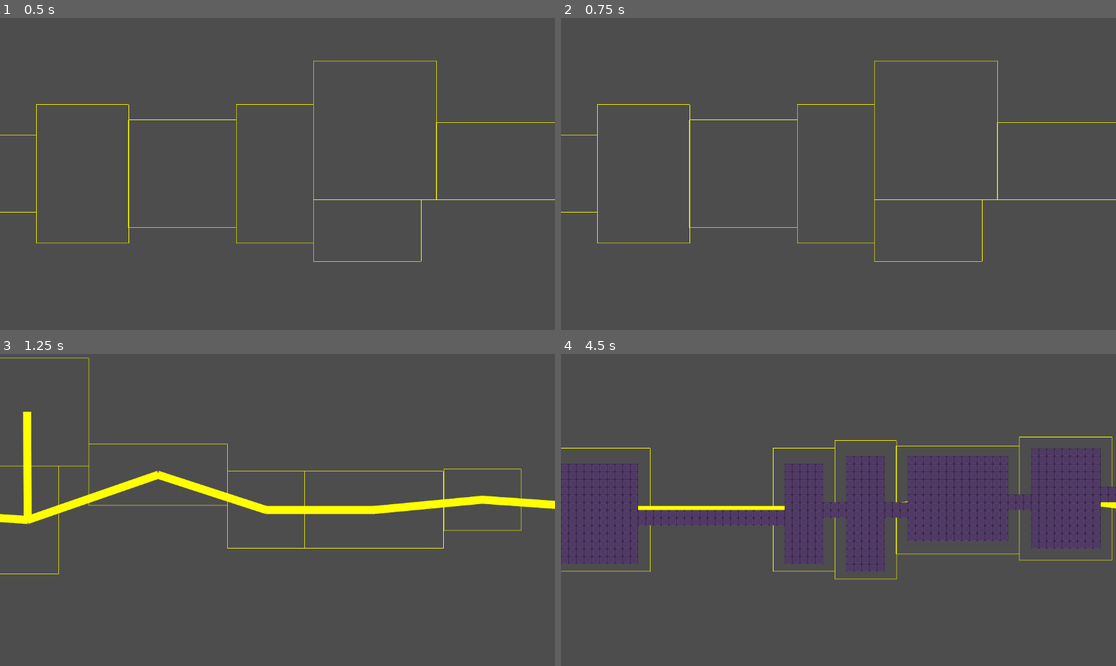
Above: before the commit, frames 1-4 (two rows, left to right).
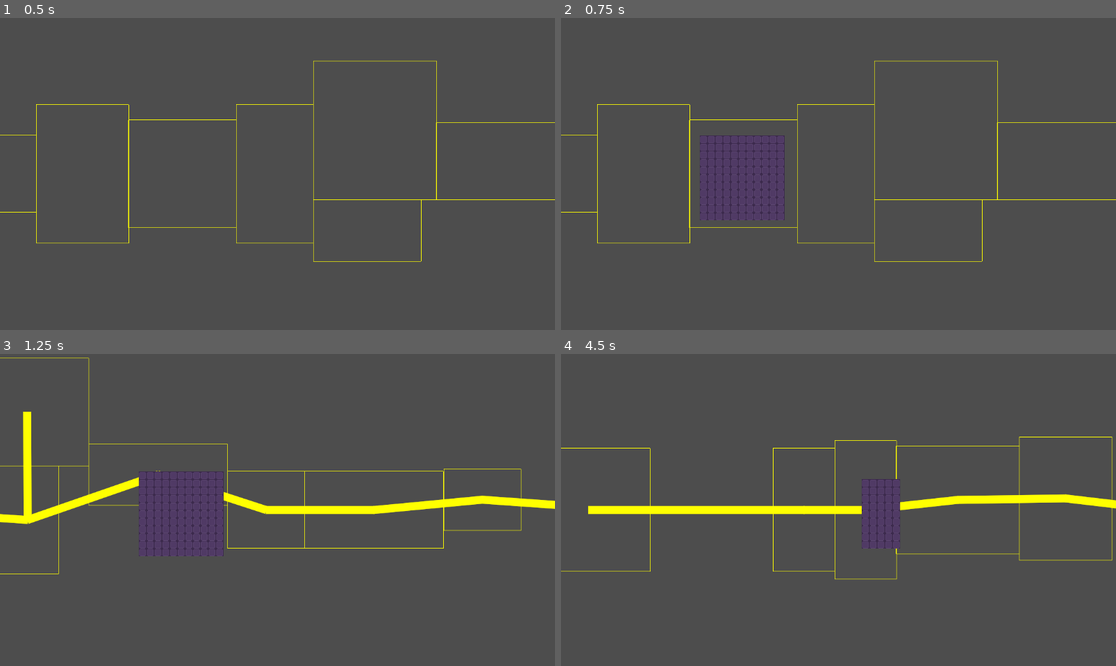
Above: after the commit, the same moments.

Repository: Kerbx/drum-knights
Game: Godot game, scene res://Scenes/main.tscn
Two runs of this game, one before a commit and one after it. Both use one fixed random seed, a clock stepped at 60 frames per second and the inputs below. Before the commit the project has no main scene; this scene is started directly in both runs.
Inputs:
- Up to frame 1 (0.5 s): no input
- Up to frame 2 (0.75 s): hold R (goida, bound only after the commit) from 0.53 s (still down)
- Up to frame 3 (1.25 s): keep holding R (goida, bound only after the commit); tap Space (ui_select) at 0.77 s
- Up to frame 4 (4.5 s): release R (goida, bound only after the commit) at 1.28 s; tap A (goida, bound only before the commit) at 1.35, 2.85, 4.35 s; tap Space (ui_select) at 1.52, 3.02, 3.77 s; hold R (goida, bound only after the commit) 2.03-2.78 s; hold R (goida, bound only after the commit) 3.53-4.28 s

Frame 1 is identical in both runs. In frame 2, 1.7% of the frame differs, in the area x 25-41%, y 37-65%; in frame 3, 2.1%; in frame 4, 9.6%, in the area x 0-100%, y 30-70%.
Error after the commit: Invalid call. Nonexistent function 'get_closest_point' in base 'Nil'. (res://Scripts/Main.gd:124)

Commit message:
Создан класс персонажа. Обновлён список действий (теперь гойда происходит на R)

Diff:
--- /dev/null
+++ b/Scenes/player.tscn
@@ -0,0 +1,11 @@
+[gd_scene load_steps=2 format=3 uid="uid://dd1lx40qsrv83"]
+
+[sub_resource type="CircleShape2D" id="CircleShape2D_ghi7o"]
+radius = 38.71
+
+[node name="Player" type="Node2D"]
+
+[node name="CharacterBody2D" type="CharacterBody2D" parent="."]
+
+[node name="CollisionShape2D" type="CollisionShape2D" parent="CharacterBody2D"]
+shape = SubResource("CircleShape2D_ghi7o")
--- a/project.godot
+++ b/project.godot
@@ -11,6 +11,7 @@
 [application]
 
 config/name="Drum-knights"
+run/main_scene="res://Scenes/main.tscn"
 config/features=PackedStringArray("4.0", "Mobile")
 config/icon="res://Resources/icon.svg"
 
@@ -18,7 +19,31 @@
 
 goida={
 "deadzone": 0.5,
-"events": [Object(InputEventKey,"resource_local_to_scene":false,"resource_name":"","device":-1,"window_id":0,"alt_pressed":false,"shift_pressed":false,"ctrl_pressed":false,"meta_pressed":false,"pressed":false,"keycode":0,"physical_keycode":65,"key_label":0,"unicode":97,"echo":false,"script":null)
+"events": [Object(InputEventKey,"resource_local_to_scene":false,"resource_name":"","device":-1,"window_id":0,"alt_pressed":false,"shift_pressed":false,"ctrl_pressed":false,"meta_pressed":false,"pressed":false,"keycode":0,"physical_keycode":82,"key_label":0,"unicode":114,"echo":false,"script":null)
+]
+}
+move_left={
+"deadzone": 0.5,
+"events": [Object(InputEventKey,"resource_local_to_scene":false,"resource_name":"","device":-1,"window_id":0,"alt_pressed":false,"shift_pressed":false,"ctrl_pressed":false,"meta_pressed":false,"pressed":false,"keycode":0,"physical_keycode":4194319,"key_label":0,"unicode":0,"echo":false,"script":null)
+, Object(InputEventKey,"resource_local_to_scene":false,"resource_name":"","device":-1,"window_id":0,"alt_pressed":false,"shift_pressed":false,"ctrl_pressed":false,"meta_pressed":false,"pressed":false,"keycode":0,"physical_keycode":65,"key_label":0,"unicode":97,"echo":false,"script":null)
+]
+}
+move_right={
+"deadzone": 0.5,
+"events": [Object(InputEventKey,"resource_local_to_scene":false,"resource_name":"","device":-1,"window_id":0,"alt_pressed":false,"shift_pressed":false,"ctrl_pressed":false,"meta_pressed":false,"pressed":false,"keycode":0,"physical_keycode":68,"key_label":0,"unicode":100,"echo":false,"script":null)
+, Object(InputEventKey,"resource_local_to_scene":false,"resource_name":"","device":-1,"window_id":0,"alt_pressed":false,"shift_pressed":false,"ctrl_pressed":false,"meta_pressed":false,"pressed":false,"keycode":0,"physical_keycode":4194321,"key_label":0,"unicode":0,"echo":false,"script":null)
+]
+}
+move_up={
+"deadzone": 0.5,
+"events": [Object(InputEventKey,"resource_local_to_scene":false,"resource_name":"","device":-1,"window_id":0,"alt_pressed":false,"shift_pressed":false,"ctrl_pressed":false,"meta_pressed":false,"pressed":false,"keycode":0,"physical_keycode":87,"key_label":0,"unicode":119,"echo":false,"script":null)
+, Object(InputEventKey,"resource_local_to_scene":false,"resource_name":"","device":-1,"window_id":0,"alt_pressed":false,"shift_pressed":false,"ctrl_pressed":false,"meta_pressed":false,"pressed":false,"keycode":0,"physical_keycode":4194320,"key_label":0,"unicode":0,"echo":false,"script":null)
+]
+}
+move_down={
+"deadzone": 0.5,
+"events": [Object(InputEventKey,"resource_local_to_scene":false,"resource_name":"","device":-1,"window_id":0,"alt_pressed":false,"shift_pressed":false,"ctrl_pressed":false,"meta_pressed":false,"pressed":false,"keycode":0,"physical_keycode":83,"key_label":0,"unicode":115,"echo":false,"script":null)
+, Object(InputEventKey,"resource_local_to_scene":false,"resource_name":"","device":-1,"window_id":0,"alt_pressed":false,"shift_pressed":false,"ctrl_pressed":false,"meta_pressed":false,"pressed":false,"keycode":0,"physical_keycode":4194322,"key_label":0,"unicode":0,"echo":false,"script":null)
 ]
 }
 
